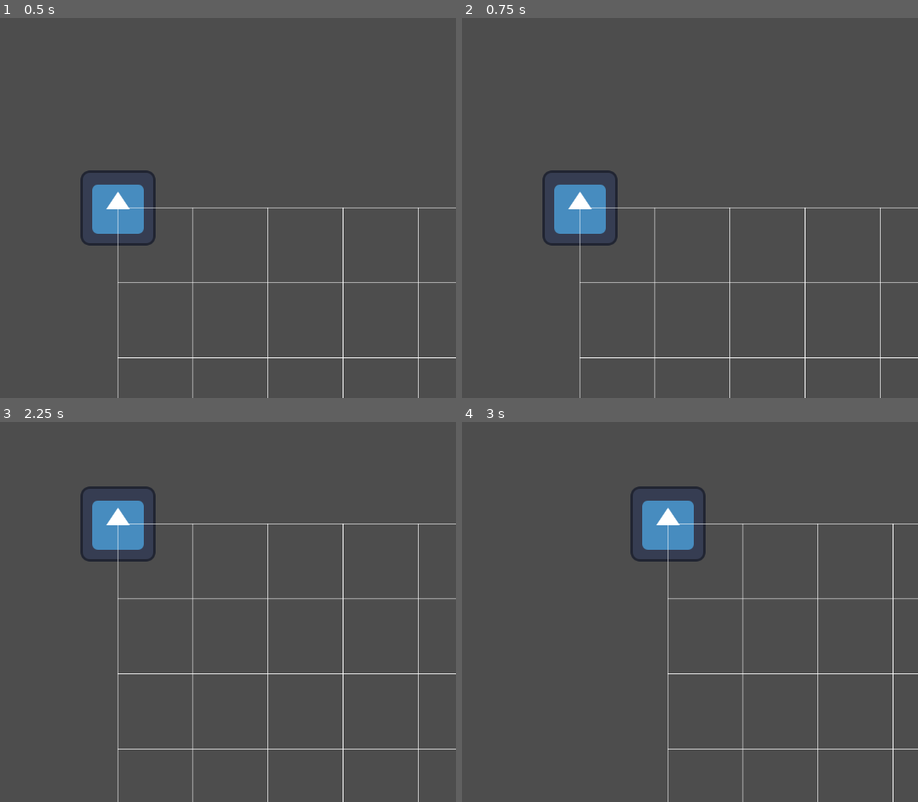
Above: before the commit, frames 1-4 (two rows, left to right).
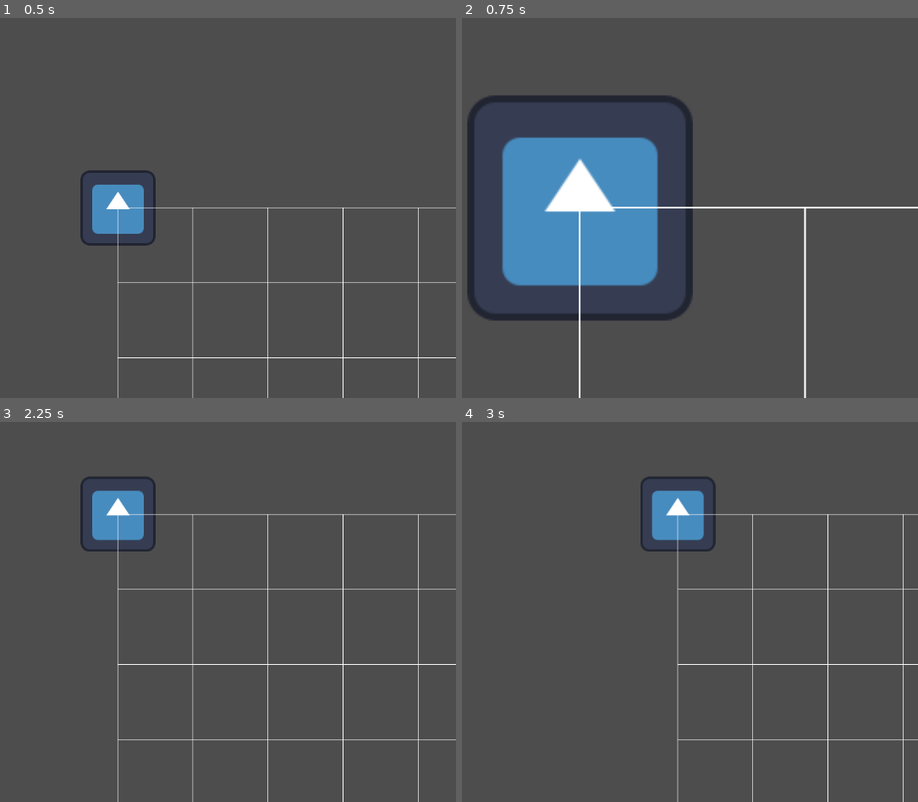
Above: after the commit, the same moments.

Repository: rlaa54/Shapeshifter
Game: Godot game, scene res://Main.tscn
Same seed, same stepped clock (60 frames per second), same inputs: the game is played once before the commit and once after it. The engine's default icon, where the game draws it, is replaced by a stand-in: a white triangle on a blue panel in a dark square.
Inputs (mouse positions are in pixels of both pictures, inside the frame that each line leads up to):
- Up to frame 1 (0.5 s): no input
- Up to frame 2 (0.75 s): tap Enter at 0.5 s; move the mouse to (726, 189) at 0.52 s; hold Mouse wheel up (zoom_in, bound only after the commit) from 0.53 s (still down)
- Up to frame 3 (2.25 s): tap Mouse wheel down (zoom_out, bound only after the commit) at 0.8, 1.35 s; tap Space at 1.25 s; move the mouse to (outside the picture) at 1.27 s; release Mouse wheel up (zoom_in, bound only after the commit) at 1.28 s; tap Mouse wheel up (zoom_in, bound only after the commit) at 1.55 s; tap Enter at 2 s; move the mouse to (186, 528) at 2.02 s; hold Mouse wheel down (zoom_out, bound only after the commit) from 2.03 s (still down); tap Down (cam_down) at 2.1 s
- Up to frame 4 (3 s): tap Space at 2.75 s; move the mouse to (544, 688) at 2.77 s; release Mouse wheel down (zoom_out, bound only after the commit) at 2.78 s; tap Left (cam_left) at 2.85 s

Frame 1 is identical in both runs. In frame 2, 18% of the frame differs, in the area x 1-100%, y 20-100%; in frame 3, 2.8%; in frame 4, 4.4%.

Commit message:
구현과 개선
구현: 카메라 줌, 대각선 이동
개선: 카메라 이동, 단순 이동

Diff:
--- a/Character/character_base.gd
+++ b/Character/character_base.gd
@@ -8,7 +8,7 @@
 @export var speed: float = 200.0
 
 var _state = State.IDLE
-var _velocity = Vector2()
+# var _velocity = Vector2()
 
 @onready var _tile_map_layer = $"../TileMapLayer"
 
@@ -37,11 +37,12 @@
 			_change_state(State.FOLLOW)
 
 func _move_to(local_position):
-	var desired_velocity = (local_position - position).normalized() * speed
-	var steering = desired_velocity - _velocity
-	_velocity += steering / MASS
-	position += _velocity * get_process_delta_time()
-	rotation = _velocity.angle()
+	# var desired_velocity = (local_position - position).normalized() * speed
+	# var steering = desired_velocity - _velocity
+	# _velocity += steering / MASS
+	# # rotation = _velocity.angle()
+	# position += _velocity * get_process_delta_time()
+	position = local_position
 	return position.distance_to(local_position) < ARRIVE_DISTANCE
 
 func _change_state(new_state):
--- a/camera_2d.gd
+++ b/camera_2d.gd
@@ -5,16 +5,22 @@
 			"cam_down": Vector2.DOWN,
 			"cam_up": Vector2.UP}
 
-var cam_distance = 150
+@export var cam_speed = 2500
+@export var zoom_distance = 2
+
 # Called when the node enters the scene tree for the first time.
 func _ready() -> void:
 	pass # Replace with function body.
 
 func _unhandled_input(event: InputEvent) -> void:
+	if event.is_action_pressed("zoom_in"):
+		zoom += Vector2(zoom_distance, zoom_distance)
+	if event.is_action_pressed("zoom_out"):
+		if zoom.x >= zoom_distance and zoom.y >= zoom_distance:
+			zoom -= Vector2(zoom_distance, zoom_distance)
+
+
+func _process(delta: float) -> void:
 	for dir in inputs.keys():
-		if event.is_action_pressed(dir):
-			position += inputs[dir] * cam_distance
-
-# Called every frame. 'delta' is the elapsed time since the previous frame.
-func _process(delta: float) -> void:
-	pass
+		if Input.is_action_pressed(dir):
+			position += inputs[dir] * cam_speed * delta
--- a/project.godot
+++ b/project.godot
@@ -46,6 +46,16 @@
 "events": [Object(InputEventMouseButton,"resource_local_to_scene":false,"resource_name":"","device":-1,"window_id":0,"a …(253 unchanged characters)…
 ]
 }
+zoom_in={
+"deadzone": 0.5,
+"events": [Object(InputEventMouseButton,"resource_local_to_scene":false,"resource_name":"","device":-1,"window_id":0,"alt_pressed":false,"shift_pressed":false,"ctrl_pressed":false,"meta_pressed":false,"button_mask":0,"position":Vector2(0, 0),"global_position":Vector2(0, 0),"factor":1.0,"button_index":4,"canceled":false,"pressed":false,"double_click":false,"script":null)
+]
+}
+zoom_out={
+"deadzone": 0.5,
+"events": [Object(InputEventMouseButton,"resource_local_to_scene":false,"resource_name":"","device":-1,"window_id":0,"alt_pressed":false,"shift_pressed":false,"ctrl_pressed":false,"meta_pressed":false,"button_mask":0,"position":Vector2(0, 0),"global_position":Vector2(0, 0),"factor":1.0,"button_index":5,"canceled":false,"pressed":false,"double_click":false,"script":null)
+]
+}
 
 [rendering]
 
--- a/tilemaplayer.gd
+++ b/tilemaplayer.gd
@@ -2,10 +2,10 @@
 
 enum Tile { OBSTACLE, START_POINT, END_POINT}
 
-const CELL_SIZE = Vector2i(128, 128)
+var CELL_SIZE = tile_set.tile_size
 const BASE_LINE_WIDTH = 3.0
 const DRAW_COLOR = Color.WHITE
-
+@export var num_tiles = Vector2i(16, 16)
 # the object for pathfinding on 2d grids.
 var _astar = AStarGrid2D.new()
 
@@ -16,12 +16,12 @@
 func _ready() -> void:
 	# Region should match the size of the playable area plus one (in tiles).
 	# In this demo, the playable area is 17×9 tiles, so the rect size is 18×10.
-	_astar.region = Rect2i(0, 0, 18, 10)
+	_astar.region = Rect2i(0, 0, num_tiles.x, num_tiles.y)
 	_astar.cell_size = CELL_SIZE
 	_astar.offset = CELL_SIZE * 0.5
 	_astar.default_compute_heuristic = AStarGrid2D.HEURISTIC_MANHATTAN
 	_astar.default_estimate_heuristic = AStarGrid2D.HEURISTIC_MANHATTAN
-	_astar.diagonal_mode = AStarGrid2D.DIAGONAL_MODE_NEVER
+	_astar.diagonal_mode = AStarGrid2D.DIAGONAL_MODE_ALWAYS
 	_astar.update()
 
 	for i in range(_astar.region.position.x, _astar.region.end.x):
@@ -45,13 +45,13 @@
 		last_point = current_point
 
 func draw_grid():
-	for x in 128 + 1:
+	for x in num_tiles.x + 1:
 		draw_line(Vector2(x * CELL_SIZE.x, 0),
-				  Vector2(x * CELL_SIZE.x, 128 * CELL_SIZE.y),
+				  Vector2(x * CELL_SIZE.x, num_tiles.y * CELL_SIZE.y),
 				  DRAW_COLOR, 1.0)
-	for y in 128 + 1:
+	for y in num_tiles.y + 1:
 		draw_line(Vector2(0, y * CELL_SIZE.y),
-				  Vector2(128 * CELL_SIZE.x, y * CELL_SIZE.y),
+				  Vector2(num_tiles.x * CELL_SIZE.x, y * CELL_SIZE.y),
 				  DRAW_COLOR, 1.0)
 
 func round_local_position(local_position):
